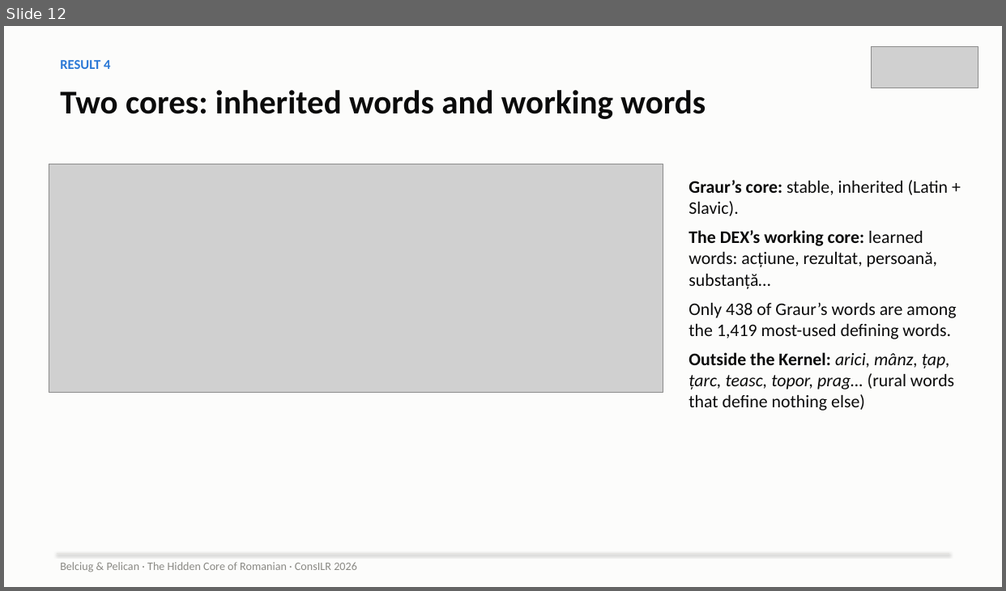
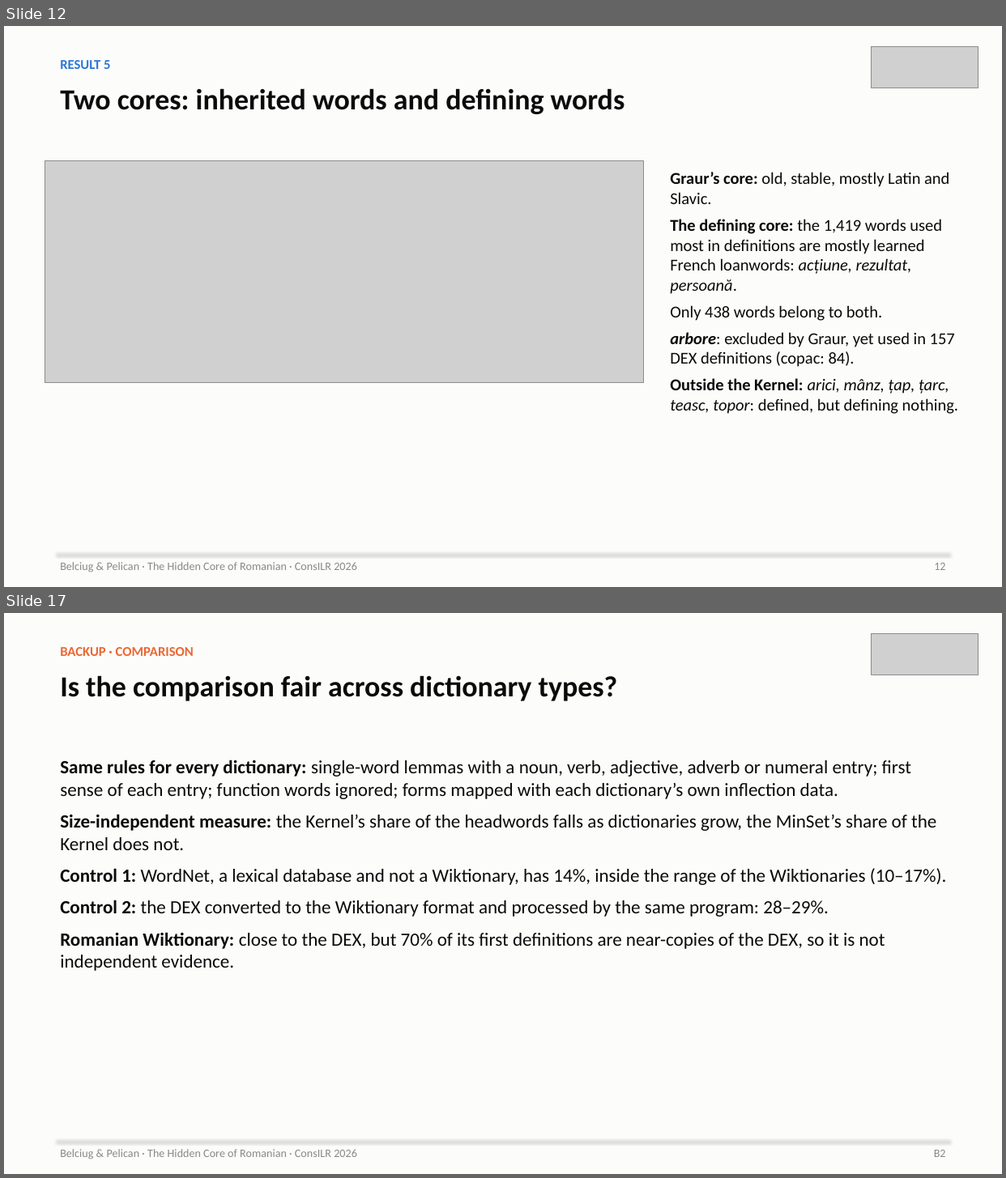
Before and after one commit to ovladon/hidden-core-romanian, a slide deck: slides/HiddenCore_ConsILR2026.pptx. Shown one above the other, each under a label of ours: slide 12 before the commit, slides 12 and 17 after it; the slides between them are not shown. The pictures are 1006x591 and 1006x1178 pixels, drawn with LibreOffice and Linux fonts; fonts in the diff are those of the drawing; grey boxes stand for pictures. Boxes give left, top, right and bottom in pixels: in the first picture for what was removed or moved away, otherwise in the second. Text is boxed around its words. In the diff, an @@ line names an element or a change of style, - is before the commit and + after.

```diff
--- a/slides/HiddenCore_ConsILR2026.pptx
+++ b/slides/HiddenCore_ConsILR2026.pptx
@@ slide 17 added at (x1=4, y1=613, x2=1002, y2=1174), background #FCFCFB @@
@@ picture added at (x1=871, y1=634, x2=978, y2=675) @@
@@ text added at (x1=60, y1=647, x2=194, y2=656), 13 pt, text #EB6834, bold @@
+BACKUP · COMPARISON
@@ text added at (x1=60, y1=675, x2=618, y2=701), 28 pt, text #0B0B0B, bold @@
+Is the comparison fair across dictionary types?
@@ text added at (x1=60, y1=760, x2=947, y2=971), 18 pt, text #0B0B0B @@
+Same rules for every dictionary: single-word lemmas with a noun, verb, adjective, adverb or numeral entry; first sense of each entry; function words ignored; forms mapped with each dictionary’s own inflection data.
+Size-independent measure: the Kernel’s share of the headwords falls as dictionaries grow, the MinSet’s share of the Kernel does not.
+Control 1: WordNet, a lexical database and not a Wiktionary, has 14%, inside the range of the Wiktionaries (10–17%).
+Control 2: the DEX converted to the Wiktionary format and processed by the same program: 28–29%.
+Romanian Wiktionary: close to the DEX, but 70% of its first definitions are near-copies of the DEX, so it is not independent evidence.
@@ line added from (57, 1141) to (949, 1141), #E6E5E1 0.75 pt @@
@@ text added at (x1=60, y1=1149, x2=357, y2=1160), 11 pt, text #8A8984 @@
+Belciug & Pelican · The Hidden Core of Romanian · ConsILR 2026
@@ text added at (x1=934, y1=1150, x2=946, y2=1157), 11 pt, text #8A8984 @@
+B2
@@ slide 12 changed as well @@
@@ text at (x1=60, y1=60, x2=110, y2=69): text changed @@
-RESULT 4
+RESULT 5
@@ text at (x1=60, y1=88, x2=625, y2=114): text changed; size 32 to 28 pt @@
-Two cores: inherited words and working words
+Two cores: inherited words and defining words
@@ picture resized from (x1=49, y1=165, x2=663, y2=393) to (x1=45, y1=160, x2=644, y2=383) @@
@@ text at (x1=670, y1=172, x2=958, y2=414): text changed; size 17 to 16 pt @@
-Graur’s core: stable, inherited (Latin + Slavic).
-The DEX’s working core: learned words: acțiune, rezultat, persoană, substanță…
-Only 438 of Graur’s words are among the 1,419 most-used defining words.
-Outside the Kernel: arici, mânz, țap, țarc, teasc, topor, prag… (rural words that define nothing else)
+Graur’s core: old, stable, mostly Latin and Slavic.
+The defining core: the 1,419 words used most in definitions are mostly learned French loanwords: acțiune, rezultat, persoană.
+Only 438 words belong to both.
+arbore: excluded by Graur, yet used in 157 DEX definitions (copac: 84).
+Outside the Kernel: arici, mânz, țap, țarc, teasc, topor: defined, but defining nothing.
@@ text added at (x1=934, y1=563, x2=945, y2=570), 11 pt, text #8A8984 @@
+12
```
Also in this commit, not shown: 10 other slides changed, 9 other slides added, 4 slides removed, 2 other files.
